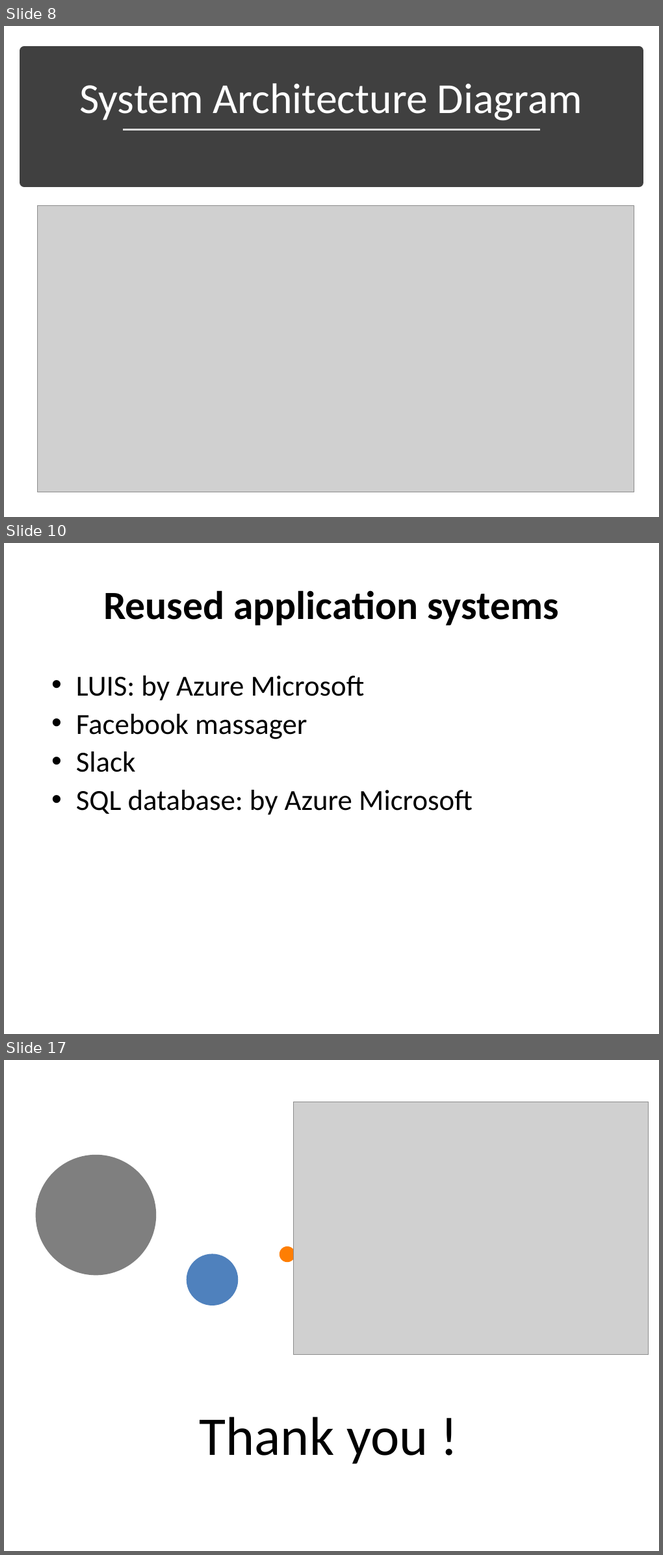
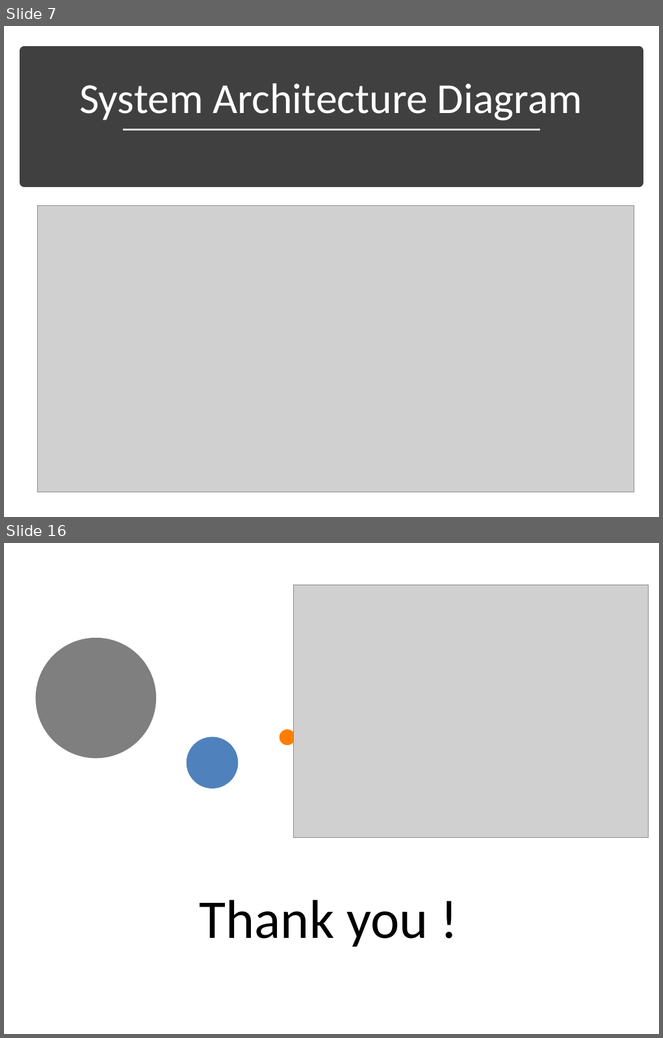
Before and after one commit to bharathkarumudi/SUchatBot, a slide deck: Documentation/SUBot-FinalPresentation.pptx. Shown one above the other, each under a label of ours: slides 8, 10 and 17 before the commit, slides 7 and 16 after it; the slides between them are not shown. The pictures are 663x1555 and 663x1038 pixels, drawn with LibreOffice and Linux fonts; fonts in the diff are those of the drawing; grey boxes stand for pictures. Boxes give left, top, right and bottom in pixels: in the first picture for what was removed or moved away, otherwise in the second. Text is boxed around its words. In the diff, an @@ line names an element or a change of style, - is before the commit and + after.

```diff
--- a/Documentation/SUBot-FinalPresentation.pptx
+++ b/Documentation/SUBot-FinalPresentation.pptx
@@ slide 10 removed at bbox=[4, 543, 659, 1034], background #FFFFFF @@
@@ title removed at bbox=[103, 590, 559, 626] @@
-Reused application systems
@@ text removed at bbox=[76, 676, 473, 815] @@
-• LUIS: by Azure Microsoft
-• Facebook massager
-• Slack
-• SQL database: by Azure Microsoft
@@ what was slide 8 is now slide 7 @@
@@ what was slide 17 is now slide 16 @@
```
Also in this commit, not shown: 6 slides changed, 2 slides added, 2 other slides removed, 15 other files.
